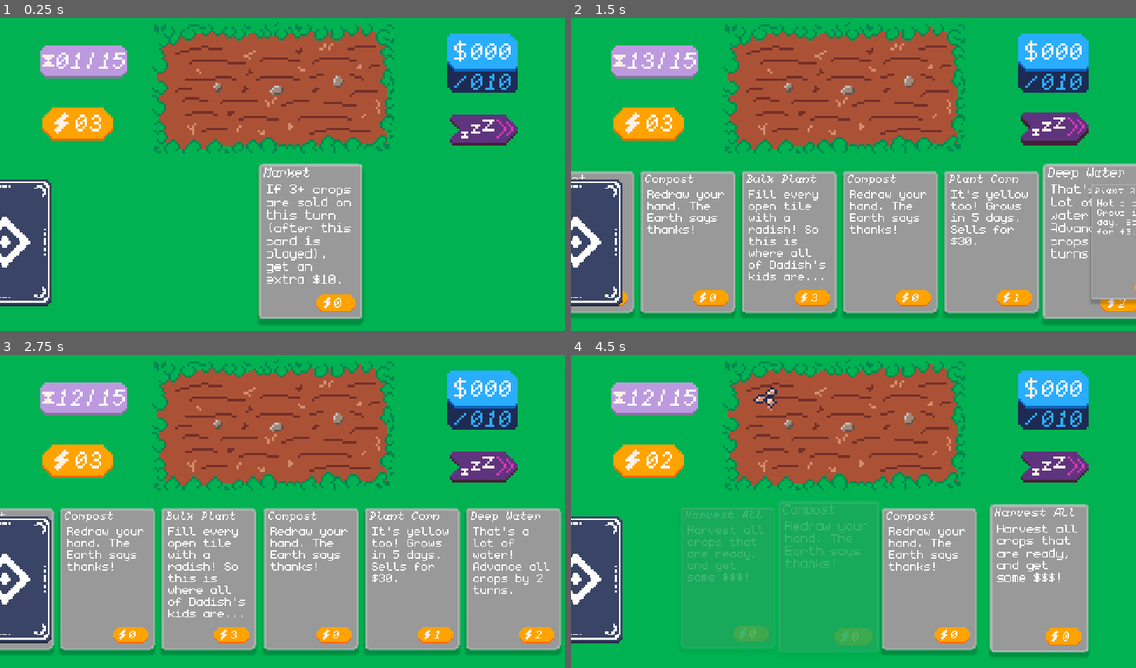
Above: before the commit, frames 1-4 (two rows, left to right).
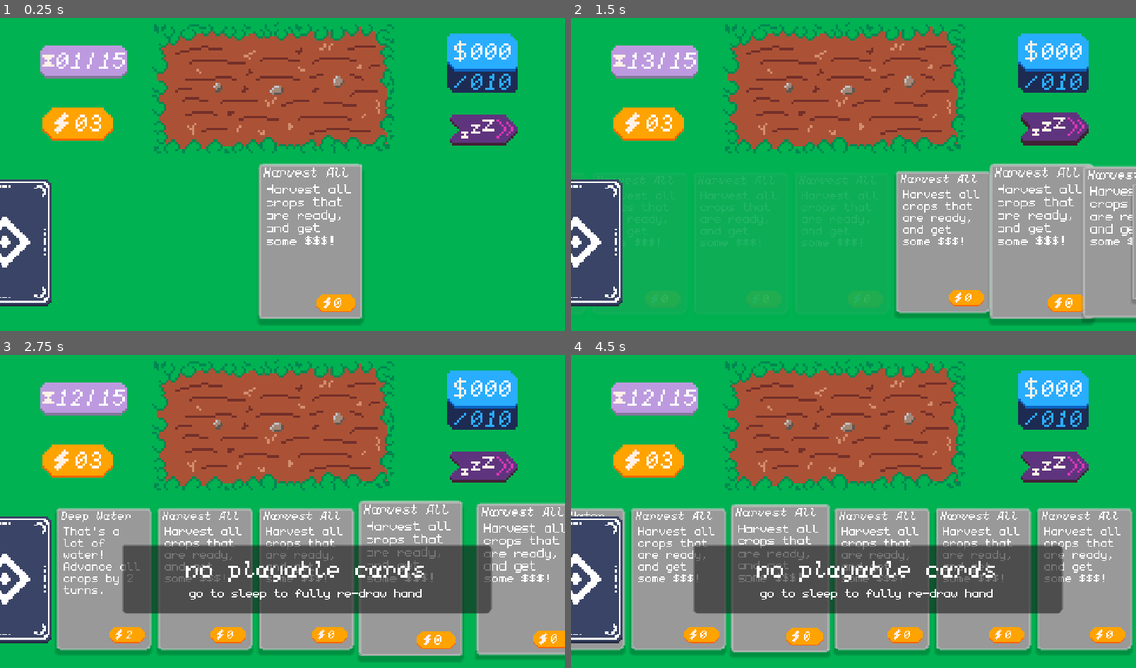
Above: after the commit, the same moments.

Repository: Hex-4/carden
Game: Godot game, scene res://main-test.tscn
Two runs of this game, one before a commit and one after it. Both use one fixed random seed, a clock stepped at 60 frames per second and the inputs below.
Inputs (mouse positions are in pixels of both pictures, inside the frame that each line leads up to):
- Up to frame 1 (0.25 s): no input
- Up to frame 2 (1.5 s): click (1051, 127) at 0.5 s; click (1051, 127) at 1.25 s
- Up to frame 3 (2.75 s): tap Enter at 2 s; drag from (5, 577) to (339, 439) at 2.02 s
- Up to frame 4 (4.5 s): drag from (678, 577) to (825, 574) at 2.77 s; move the mouse to (825, 577) at 3.52 s; hold Right 3.53-4.25 s; tap Alt at 3.6 s; click (825, 577) at 3.67 s; drag from (876, 577) to (684, 461) at 4.27 s

The runs differ from the first frame. In frame 1, 0.9% of the frame differs, in the area x 47-63%, y 47-85%; in frame 2, 29%; in frame 3, 25%; in frame 4, 37%, in the area x 0-100%, y 10-97%.

Commit message:
more polish

Diff:
--- a/infra/OverPrompt.gd
+++ b/infra/OverPrompt.gd
@@ -5,7 +5,26 @@
 
 # Called when the node enters the scene tree for the first time.
 func _ready() -> void:
+
+	pivot_offset = size / 2
 	visible = false
+
+
+func reveal() -> void:
+	print("revealing")
+	if visible == false:
+		var t = create_tween()
+		scale = Vector2(0,0)
+		visible = true
+		t.tween_property(self, "scale", Vector2(1,1), 0.4).set_trans(Tween.TRANS_BACK).set_ease(Tween.EASE_OUT)
+
+func disappear() -> void:
+	print("disappearing")
+	if visible == true:
+		var t = create_tween()
+		scale = Vector2(1, 1)
+		t.tween_property(self, "scale", Vector2(0,0), 0.4).set_trans(Tween.TRANS_CUBIC).set_ease(Tween.EASE_OUT)
+		t.tween_property(self, "visible", false, 0)
 
 
 # Called every frame. 'delta' is the elapsed time since the previous frame.
@@ -16,18 +35,18 @@
 	$Label.text = "you win!"
 	$Label2.text = "nice job! you earned $%d over %d turns." % [gm.cash, (gm.total_days - gm.days_left)]
 
-	visible = true
+	reveal()
 
 func lose():
 	$Label.text = "you lost :("
 	$Label2.text = "dang it! you earned $%d over %d turns." % [gm.cash, (gm.total_days - gm.days_left)]
 
-	visible = true
+	reveal()
 
 
 func _on_keep_pressed() -> void:
 	gm.infinite = true
-	visible = false
+	disappear()
 
 
 func _on_replay_pressed() -> void:
--- a/infra/scripts/card_lib.gd
+++ b/infra/scripts/card_lib.gd
@@ -44,7 +44,7 @@
 	card.description = "Water everything! Advances all crops by an extra day."
 	card.needs_target = CardData.TargetType.NONE
 	card.requirement = func(gm: GameManager):
-		return gm.farm.has_crops()
+		return gm.farm.has_growing_crops()
 	card.effect = func(gm: GameManager):
 		gm.farm.update_board()
 	return card
@@ -78,7 +78,7 @@
 	card.description = "That's a lot of water! Advance all crops by 2 turns."
 	card.needs_target = CardData.TargetType.NONE
 	card.requirement = func(gm: GameManager):
-		return gm.farm.has_crops()
+		return gm.farm.has_growing_crops()
 	card.effect = func(gm: GameManager):
 		gm.farm.update_board()
 		gm.farm.update_board()
@@ -103,6 +103,8 @@
 	card.cost = 0
 	card.description = "If 3+ crops are sold on this turn (after this card is played), get an extra $10."
 	card.needs_target = CardData.TargetType.NONE
+	card.requirement = func(gm: GameManager):
+		return gm.farm.has_mature_crops()
 	card.effect = func(gm: GameManager):
 		gm.market_count = 0
 	return card
@@ -139,11 +141,49 @@
 		harvest_card(),
 		harvest_card(),
 		harvest_card(),
+		harvest_card(),
+		harvest_card(),
+		harvest_card(),
+		harvest_card(),
+		harvest_card(),
+		harvest_card(),
+		harvest_card(),
+		harvest_card(),
+		harvest_card(),
+		harvest_card(),
+		harvest_card(),
+		harvest_card(),
+		harvest_card(),
+		harvest_card(),
+		harvest_card(),
+		harvest_card(),
+		harvest_card(),
+		harvest_card(),
+		harvest_card(),
+		harvest_card(),
+		harvest_card(),
+		harvest_card(),
+		harvest_card(),
+		harvest_card(),
+		harvest_card(),
+		harvest_card(),
+		harvest_card(),
+		harvest_card(),
+		harvest_card(),
+		harvest_card(),
+		harvest_card(),
+		harvest_card(),
+		harvest_card(),
+		harvest_card(),
+		harvest_card(),
+		harvest_card(),
+		harvest_card(),
+		harvest_card(),
+		harvest_card(),
+		harvest_card(),
+
 
 		# Spicy decision cards
-		compost_card(),
-		compost_card(),
-		compost_card(),
 		compost_card(),
 		deep_water_card(),
 		bulk_plant_card(),
--- a/infra/scripts/farm.gd
+++ b/infra/scripts/farm.gd
@@ -49,6 +49,11 @@
 	var is_crop_mature = func(crop: CropTile):
 		return (!crop.is_empty) and crop.turns_remaining == 0
 	return tiles.any(is_crop_mature.bind())
+
+func has_growing_crops() -> bool:
+	var is_crop_growing = func(crop: CropTile):
+		return (!crop.is_empty) and crop.turns_remaining != 0
+	return tiles.any(is_crop_growing.bind())
 
 func get_growth_stage(turns_remaining: int, max_turns: int) -> int:
 	if turns_remaining == 0:
--- a/infra/scripts/game_manager.gd
+++ b/infra/scripts/game_manager.gd
@@ -81,6 +81,23 @@
 
 		hand_size += 1
 
+	var has_new_playable_card = false
+
+	for card_visual in hand.active_cards():
+		if card_visual.data.requirement.call(self):
+			has_new_playable_card = true
+			break
+
+	if not has_new_playable_card and hand.active_cards().size() >= 4:
+		$Screen/LOLPanel/Label2.text = "go to sleep to fully re-draw hand"
+		$Screen/LOLPanel.reveal()
+	elif not has_new_playable_card:
+
+		$Screen/LOLPanel/Label2.text = "go to sleep to draw more cards"
+		$Screen/LOLPanel.reveal()
+	else:
+		$Screen/LOLPanel.disappear()
+
 func update_energy(new: int):
 	energy = new
 
@@ -105,6 +122,19 @@
 		card.state = BaseCard.CardState.REMOVING
 		await hand.remove_card_animated(card)
 		cards_played_this_turn += 1
+
+		var has_new_playable_card = false
+
+		for card_visual in hand.active_cards():
+			if card_visual.data.requirement.call(self):
+				has_new_playable_card = true
+				break
+
+		if not has_new_playable_card and hand.active_cards().size() > 0:
+			$Screen/LOLPanel/Label2.text = "go to sleep to draw more cards"
+			$Screen/LOLPanel.reveal()
+		else:
+			$Screen/LOLPanel.disappear()
 
 
 func compost():
@@ -136,6 +166,8 @@
 	else:
 		await draw()
 
+
+
 	update_energy(3)
 	if coffee_energy > 0:
 		update_energy(energy + coffee_energy)
--- a/main-test.tscn
+++ b/main-test.tscn
@@ -17,6 +17,7 @@
 [ext_resource type="Script" uid="uid://ddn5dp5iq0pax" path="res://infra/OverPrompt.gd" id="14_sjj73"]
 [ext_resource type="FontFile" uid="uid://birqjwiwc2yjv" path="res://monogram-extended.ttf" id="15_o66n6"]
 [ext_resource type="Script" uid="uid://f7dk7rmgqx23" path="res://infra/scripts/sfx.gd" id="16_o66n6"]
+[ext_resource type="AudioStream" uid="uid://bq82thq3yurgo" path="res://audio/4_working_time_master.ogg" id="18_4thyh"]
 
 [sub_resource type="TileSetAtlasSource" id="TileSetAtlasSource_k6y1p"]
 resource_name = "corn"
@@ -75,6 +76,7 @@
 [node name="Hand" type="Control" parent="Screen"]
 custom_minimum_size = Vector2(0, 120)
 layout_mode = 1
+anchors_preset = 12
 anchor_top = 1.0
 anchor_right = 1.0
 anchor_bottom = 1.0
@@ -259,6 +261,51 @@
 offset_bottom = 466.0
 scale = Vector2(0.333, 0.333)
 texture = ExtResource("8_chv7t")
+
+[node name="LOLPanel" type="Panel" parent="Screen"]
+layout_mode = 1
+anchors_preset = 8
+anchor_left = 0.5
+anchor_top = 0.5
+anchor_right = 0.5
+anchor_bottom = 0.5
+offset_left = -136.0
+offset_top = 30.0
+offset_right = 177.0
+offset_bottom = 88.0
+grow_horizontal = 2
+grow_vertical = 2
+mouse_filter = 1
+script = ExtResource("14_sjj73")
+metadata/_edit_group_ = true
+
+[node name="Label" type="Label" parent="Screen/LOLPanel"]
+layout_mode = 1
+anchors_preset = 10
+anchor_right = 1.0
+offset_top = 6.0
+offset_bottom = 32.0
+grow_horizontal = 2
+theme_override_fonts/font = ExtResource("4_k6y1p")
+theme_override_font_sizes/font_size = 32
+text = "no playable cards"
+horizontal_alignment = 1
+
+[node name="Label2" type="Label" parent="Screen/LOLPanel"]
+layout_mode = 1
+anchors_preset = 12
+anchor_top = 1.0
+anchor_right = 1.0
+anchor_bottom = 1.0
+offset_top = -24.0
+offset_bottom = -11.0
+grow_horizontal = 2
+grow_vertical = 0
+theme_override_fonts/font = ExtResource("15_o66n6")
+text = "go to sleep to fully re-draw hand"
+horizontal_alignment = 1
+vertical_alignment = 1
+autowrap_mode = 2
 
 [node name="Panel" type="Panel" parent="Screen"]
 custom_minimum_size = Vector2(200, 100)
@@ -326,5 +373,11 @@
 [node name="SFX" type="AudioStreamPlayer" parent="."]
 script = ExtResource("16_o66n6")
 
+[node name="AudioStreamPlayer" type="AudioStreamPlayer" parent="."]
+stream = ExtResource("18_4thyh")
+volume_db = -8.089
+autoplay = true
+parameters/looping = true
+
 [connection signal="pressed" from="Screen/Panel/replay" to="Screen/Panel" method="_on_replay_pressed"]
 [connection signal="pressed" from="Screen/Panel/keep" to="Screen/Panel" method="_on_keep_pressed"]
Binary file added: art-sources/logo.aseprite
Binary file added: art-sources/logo.png
Not shown, added: art-sources/logo.png.import
Not shown, added: audio/4_working_time_master.ogg.import
Not shown: 1 places in main-test.tscn that only renumber resources
Not shown, added: audio/4_working_time_master.ogg
